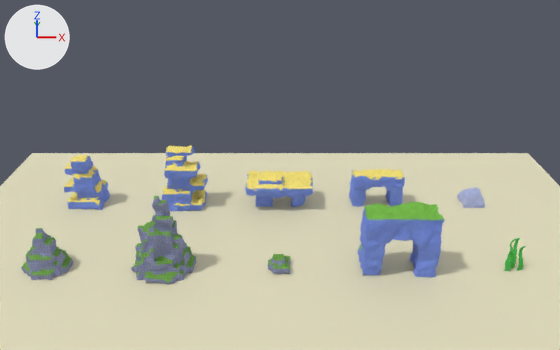
Two versions of the Blender file roblox-island/blender/voxel_rock_meshes.blend, one commit apart.
One viewpoint serves both versions: the file's camera 'Cam'. Lighting does not change. The marker at upper left points along +X, +Y and +Z. The older version comes first.

In view in the first picture: 'Arch_Rock', 'Arch_Top', 'ReefArch_Rock', 'ReefPinnacleTall_Rock', 'ReefPinnacleTall_Top', 'ReefPinnacle_Rock', 'ReefShelf_Rock', 'ReefShelf_Top', 'RockOutcropBig_Rock', 'RockOutcropBig_Top', 'RockOutcropSmall_Rock', 'RockOutcropSmall_Top', 'RockOutcrop_Rock', 'RockOutcrop_Top', 'floor' and 4 more.
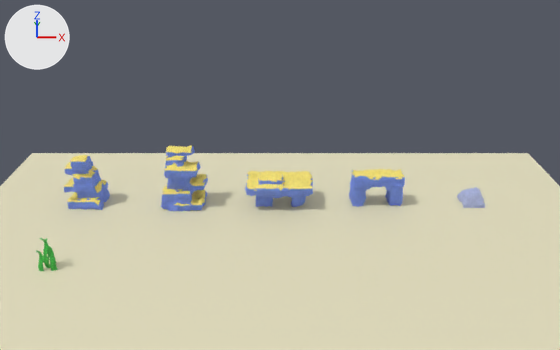
ob_seaweed is not drawn itself; it is the parent of ob_seaweed_rock.

Where the change shows, as pixel boxes [x1, y1, x2, y2] in the pictures (560 x 350 px):
'Arch_Rock', deleted (blue)
    before: [357, 206, 445, 277]
'RockOutcropBig_Rock', deleted (blue)
    before: [131, 197, 197, 284]
'Arch_Top', deleted (green)
    before: [359, 202, 444, 251]
'RockOutcrop_Rock', deleted (blue)
    before: [21, 229, 74, 280]
'RockOutcropBig_Top', deleted (green)
    before: [132, 196, 196, 283]
'Seaweed_Rock', moved
    before: [504, 238, 526, 271]
    after: [36, 238, 58, 271]
'RockOutcrop_Top', deleted (green)
    before: [22, 228, 72, 275]
'RockOutcropSmall_Top', deleted
    before: [268, 254, 290, 269]
'RockOutcropSmall_Rock', deleted
    before: [268, 256, 291, 274]

What changed in the scene script:
```text
Remove ob_rockoutcrop_rock:
    ob_rockoutcrop_rock = bpy.data.objects.new('RockOutcrop_Rock', me_rockoutcrop_rock)
    ob_rockoutcrop_rock.parent = ob_rockoutcrop
    ob_rockoutcrop_rock.location = (0.0, 0.0, 0.0)
Remove ob_rockoutcrop_top:
    ob_rockoutcrop_top = bpy.data.objects.new('RockOutcrop_Top', me_rockoutcrop_top)
    ob_rockoutcrop_top.parent = ob_rockoutcrop
    ob_rockoutcrop_top.location = (0.0, 0.0, 0.0)
Remove ob_rockoutcropbig_rock:
    ob_rockoutcropbig_rock = bpy.data.objects.new('RockOutcropBig_Rock', me_rockoutcropbig_rock)
    ob_rockoutcropbig_rock.parent = ob_rockoutcropbig
    ob_rockoutcropbig_rock.location = (0.0, 0.0, 0.0)
Remove ob_rockoutcropbig_top:
    ob_rockoutcropbig_top = bpy.data.objects.new('RockOutcropBig_Top', me_rockoutcropbig_top)
    ob_rockoutcropbig_top.parent = ob_rockoutcropbig
    ob_rockoutcropbig_top.location = (0.0, 0.0, 0.0)
Remove ob_rockoutcropsmall_rock:
    ob_rockoutcropsmall_rock = bpy.data.objects.new('RockOutcropSmall_Rock', me_rockoutcropsmall_rock)
    ob_rockoutcropsmall_rock.parent = ob_rockoutcropsmall
    ob_rockoutcropsmall_rock.location = (0.0, 0.0, 0.0)
Remove ob_rockoutcropsmall_top:
    ob_rockoutcropsmall_top = bpy.data.objects.new('RockOutcropSmall_Top', me_rockoutcropsmall_top)
    ob_rockoutcropsmall_top.parent = ob_rockoutcropsmall
    ob_rockoutcropsmall_top.location = (0.0, 0.0, 0.0)
Remove ob_arch_rock:
    ob_arch_rock = bpy.data.objects.new('Arch_Rock', me_arch_rock)
    ob_arch_rock.parent = ob_arch
    ob_arch_rock.location = (0.0, 0.0, 0.0)
Remove ob_arch_top:
    ob_arch_top = bpy.data.objects.new('Arch_Top', me_arch_top)
    ob_arch_top.parent = ob_arch
    ob_arch_top.location = (0.0, 0.0, 0.0)
Change ob_seaweed:
    ob_seaweed.location: (84.0, -46.0, 0.0) -> (-84.0, -46.0, 0.0)
```
